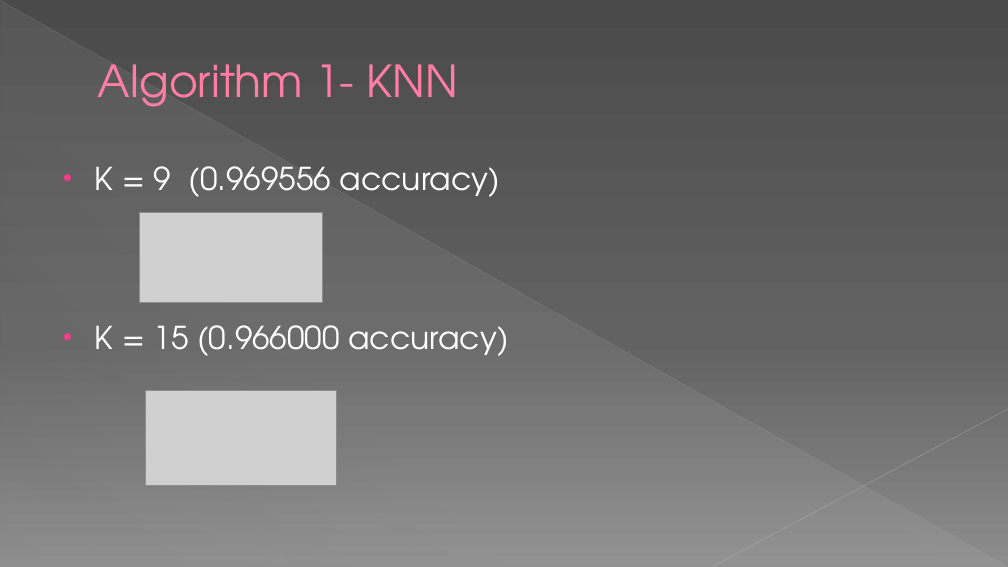
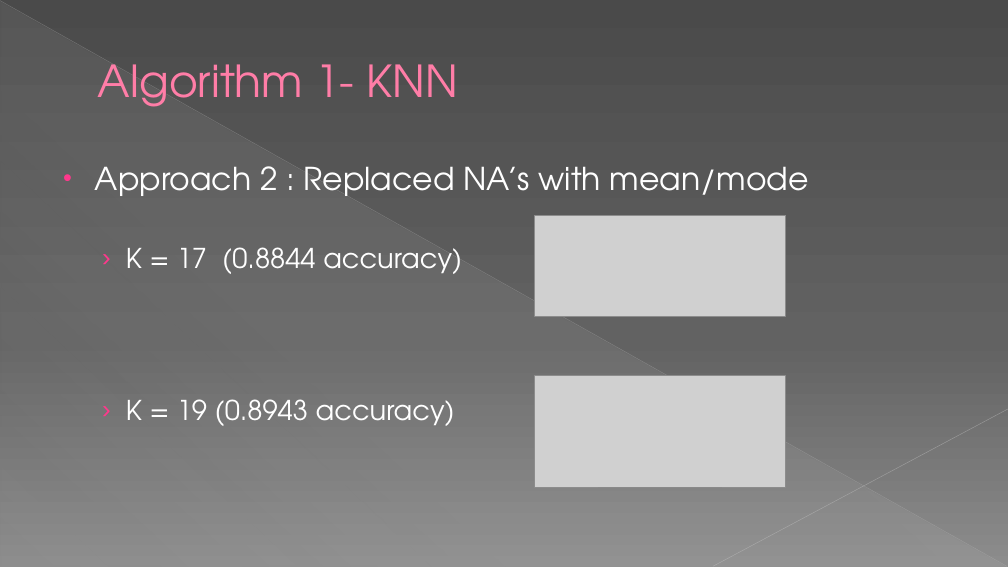
Before and after one commit to dhavalaM/CS513-Project, a slide deck: slide 8 of Presentation_YPS.pptx. Drawn at 1008x567 pixels with LibreOffice and Linux fonts; fonts in the diff are those of the drawing; grey boxes stand for pictures. Boxes give left, top, right and bottom in pixels: in the first picture for what was removed or moved away, otherwise in the second. Text is boxed around its words. In the diff, an @@ line names an element or a change of style, - is before the commit and + after.

```diff
--- a/Presentation_YPS.pptx
+++ b/Presentation_YPS.pptx
@@ text at [95, 166, 809, 426]: text changed; size 30 to 26 pt @@
-• K = 9 (0.969556 accuracy)
-• K = 15 (0.966000 accuracy)
+• Approach 2 : Replaced NA’s with mean/mode
+  › K = 17 (0.8844 accuracy)
+  › K = 19 (0.8943 accuracy)
@@ picture removed at [139, 212, 322, 303] @@
@@ picture added at [535, 216, 786, 316] @@
@@ picture added at [535, 376, 786, 487] @@
@@ picture removed at [146, 391, 337, 485] @@
```
Also in this commit, not shown: 16 other slides changed, 3 slides added, 2 slides removed.
